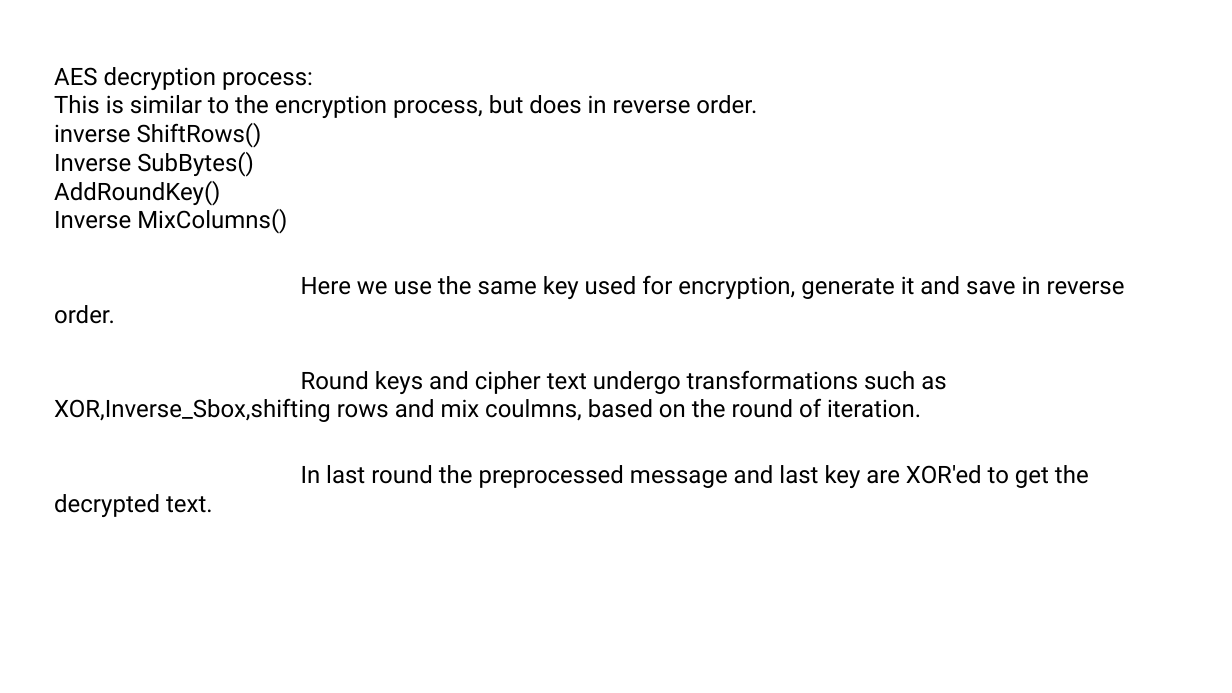
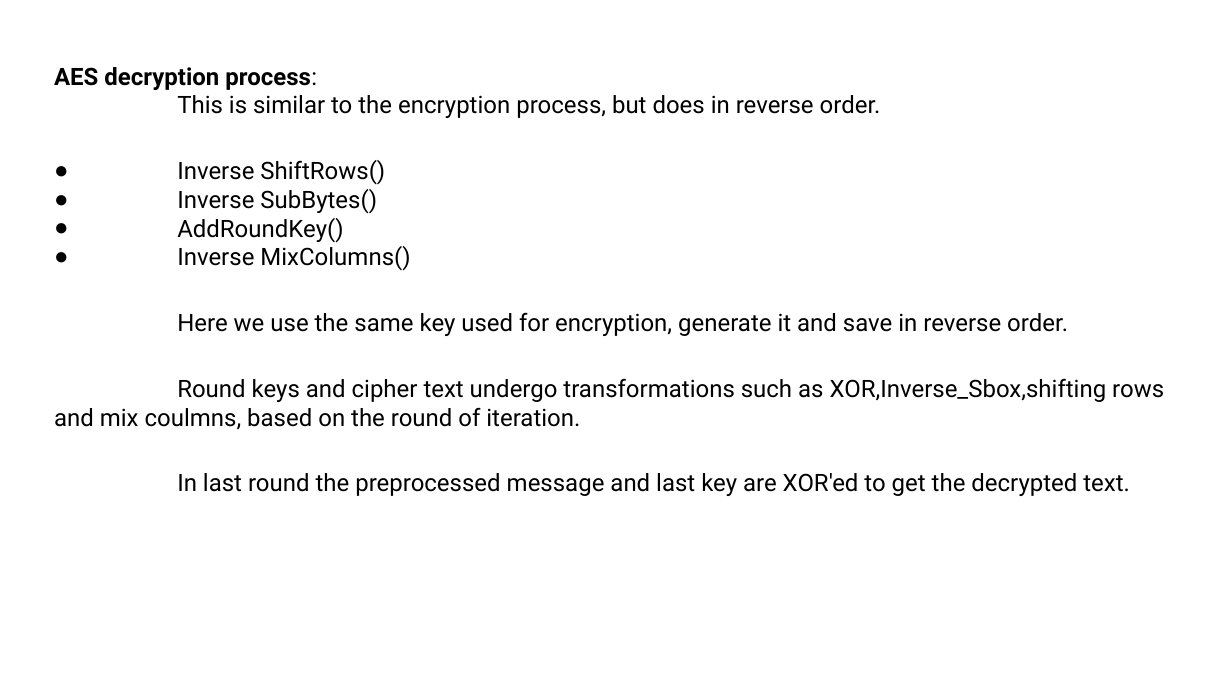
Before and after one commit to suryavalluri1/encryption_engineering, a slide deck: slide 10 of LabAssignemnts/AES_Project/Advanced Encryption Standards (AES).pptx. Drawn at 1232x693 pixels with LibreOffice and Linux fonts; fonts in the diff are those of the drawing. Boxes give left, top, right and bottom in pixels: in the first picture for what was removed or moved away, otherwise in the second. Text is boxed around its words. In the diff, an @@ line names an element or a change of style, - is before the commit and + after.

```diff
--- a/LabAssignemnts/AES_Project/Advanced Encryption Standards (AES).pptx
+++ b/LabAssignemnts/AES_Project/Advanced Encryption Standards (AES).pptx
@@ text at <box>54,67,410,271</box>: bold on in "AES decryption process:"; bullet none to ● @@
@@ text at <box>177,160,385,185</box>: text changed @@
-inverse ShiftRows()
+● Inverse ShiftRows()
```
Also in this commit, not shown: 3 other slides changed.
